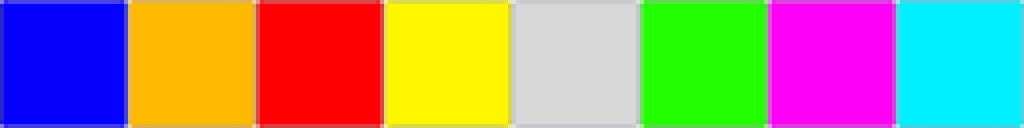
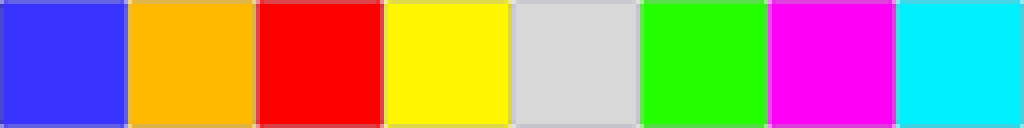
Before/after of a w=1024, h=128 layered artwork. What changed in the layer stack:
painted on "1. blue copy" over <box>0,0,128,128</box>
